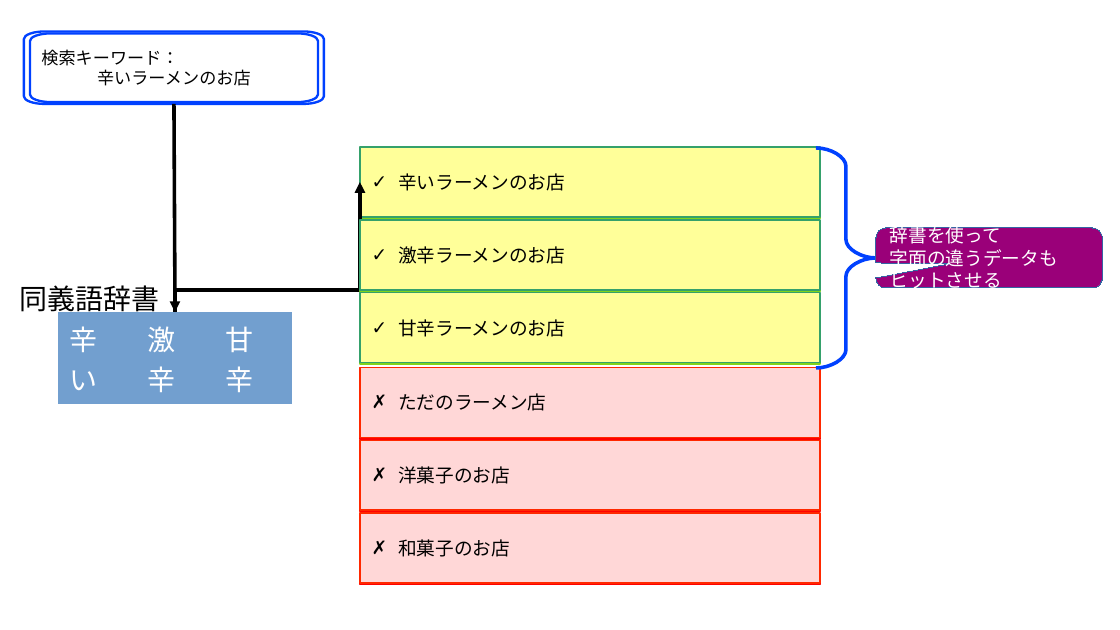
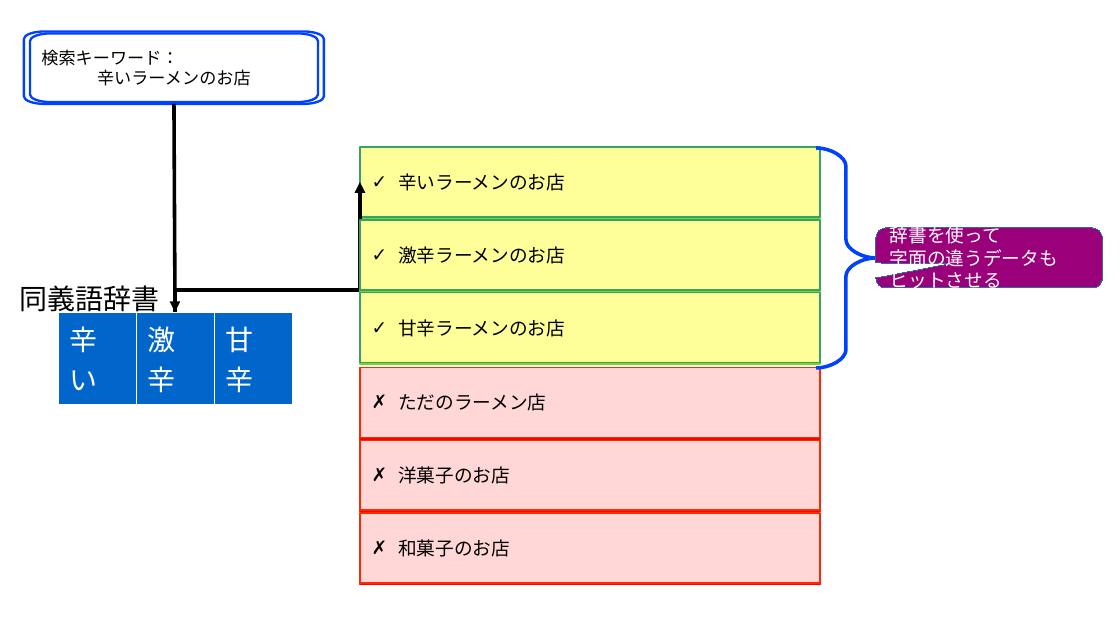
Before and after one commit to komainu8/rabbit-slide-komainu8-postgresql-conference-japan-2025, a slide deck: slide 2 of images.odp. Drawn at 1120x630 pixels with LibreOffice and Linux fonts; fonts in the diff are those of the drawing. Boxes give left, top, right and bottom in pixels: in the first picture for what was removed or moved away, otherwise in the second. Text is boxed around its words. In the diff, an @@ line names an element or a change of style, - is before the commit and + after.

```diff
--- a/images.odp
+++ b/images.odp
@@ table at [58,312,293,397] @@
@@ fill #729FCF to #0066CC in row 1 @@
@@ borders changed @@
```
Also in this commit, not shown: 6 other slides changed, 4 other files.
